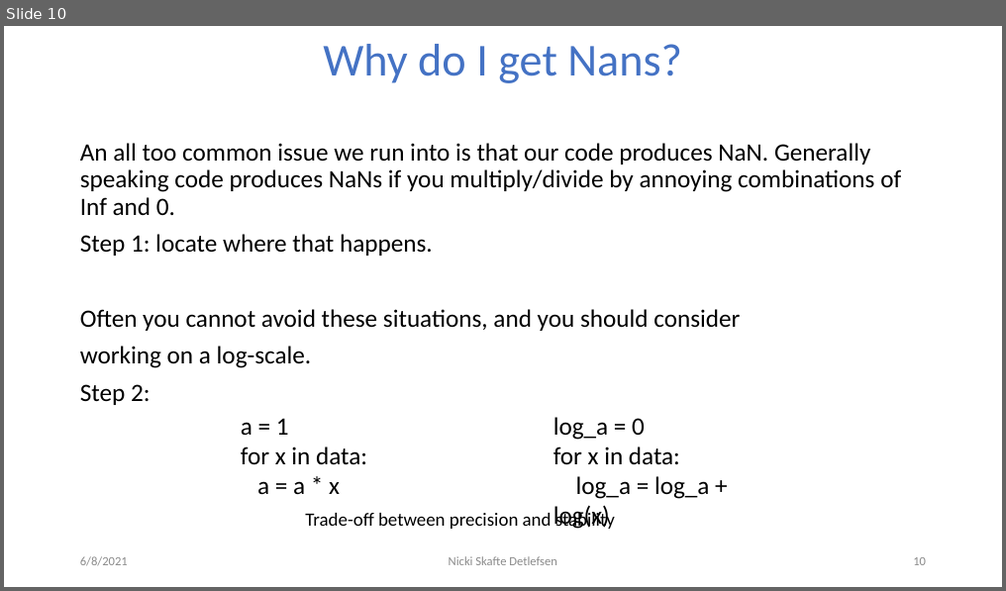
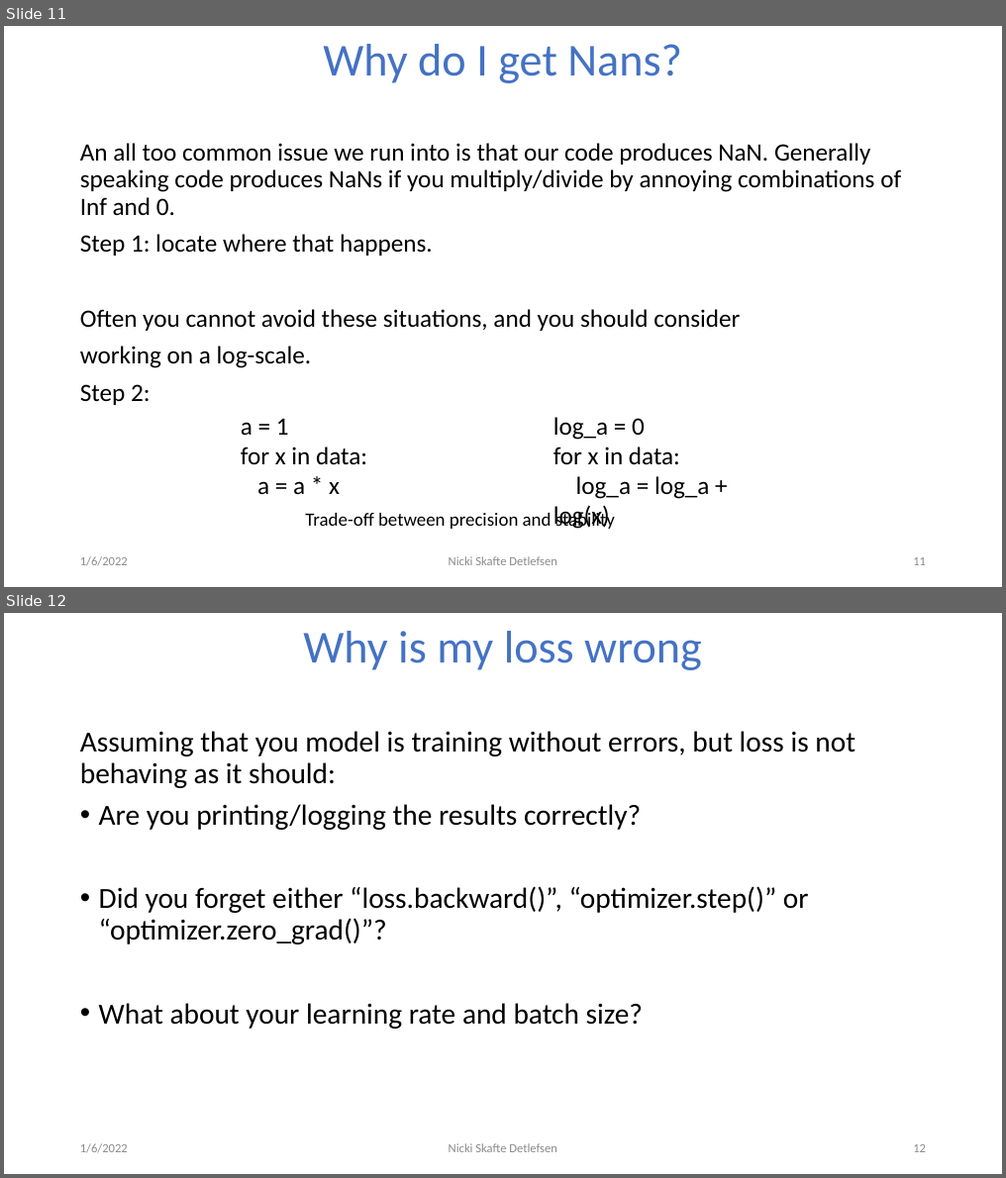
Before and after one commit to DeepEasterbunny/dtu_mlops, a slide deck: s4_debugging_and_logging/lecture/Debugging.pptx. Shown one above the other, each under a label of ours: slide 10 before the commit, slides 11 and 12 after it. The pictures are 1006x591 and 1006x1178 pixels, drawn with LibreOffice and Linux fonts; fonts in the diff are those of the drawing; background and template pictures are left out. Boxes give left, top, right and bottom in pixels: in the first picture for what was removed or moved away, otherwise in the second. Text is boxed around its words. In the diff, an @@ line names an element or a change of style, - is before the commit and + after.

```diff
--- a/s4_debugging_and_logging/lecture/Debugging.pptx
+++ b/s4_debugging_and_logging/lecture/Debugging.pptx
@@ slide 12 added at [4,613,1002,1174], background #FFFFFF @@
@@ title added at [303,631,702,670], 44 pt, text #4472C4 @@
+Why is my loss wrong
@@ text added at [80,731,855,1029], 28 pt, text #000000 @@
+Assuming that you model is training without errors, but loss is not behaving as it should:
+• Are you printing/logging the results correctly?
+• Did you forget either “loss.backward()”, “optimizer.step()” or “optimizer.zero_grad()”?
+• What about your learning rate and batch size?
@@ text added at [80,1144,128,1154], 12 pt, text #8C8C8C @@
+1/6/2022
@@ text added at [449,1144,557,1153], 12 pt, text #8C8C8C @@
+Nicki Skafte Detlefsen
@@ page number added at [913,1145,926,1153], 12 pt, text #8C8C8C @@
+12
@@ what was slide 10 is now slide 11 @@
@@ slide 11 changed as well @@
@@ text at [80,557,128,567]: text changed @@
-6/8/2021
+1/6/2022
@@ page number at [913,558,926,566]: text changed @@
-10
+11
```
Also in this commit, not shown: 11 other slides changed, 1 other slide added, 3 other files.
